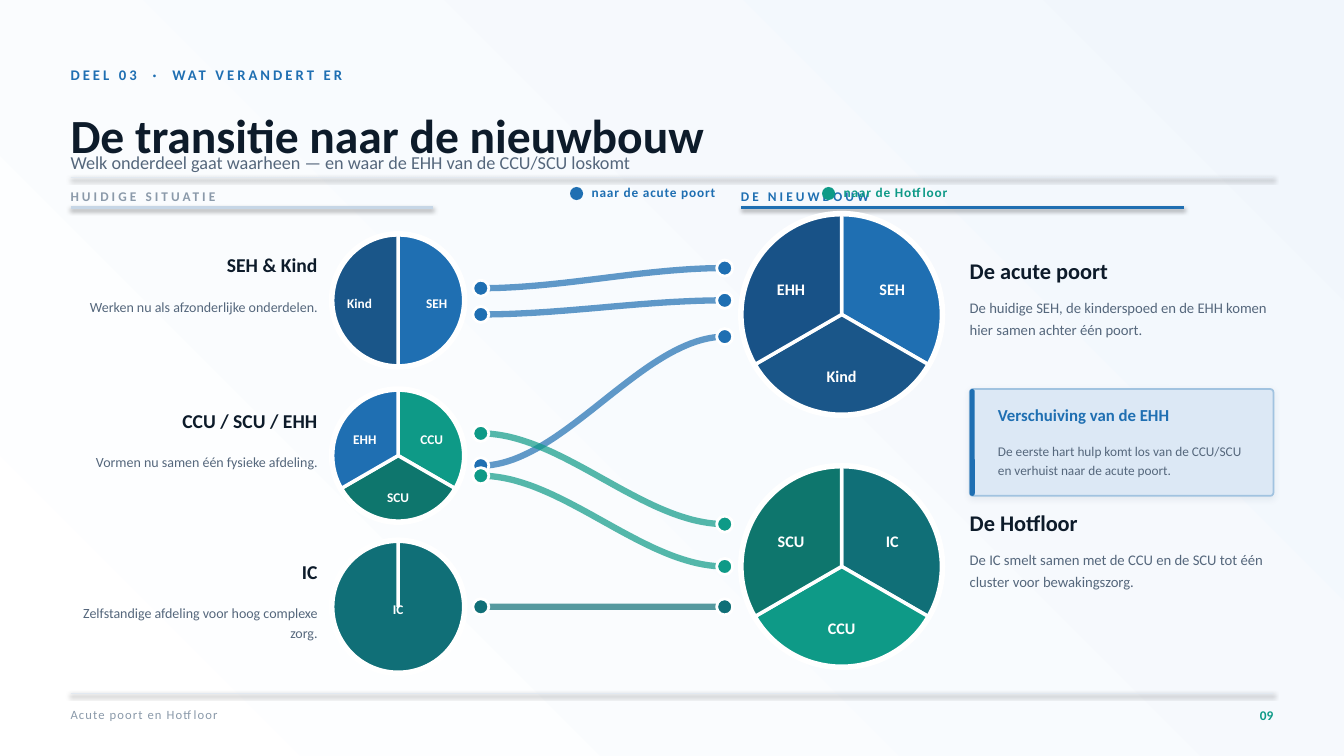
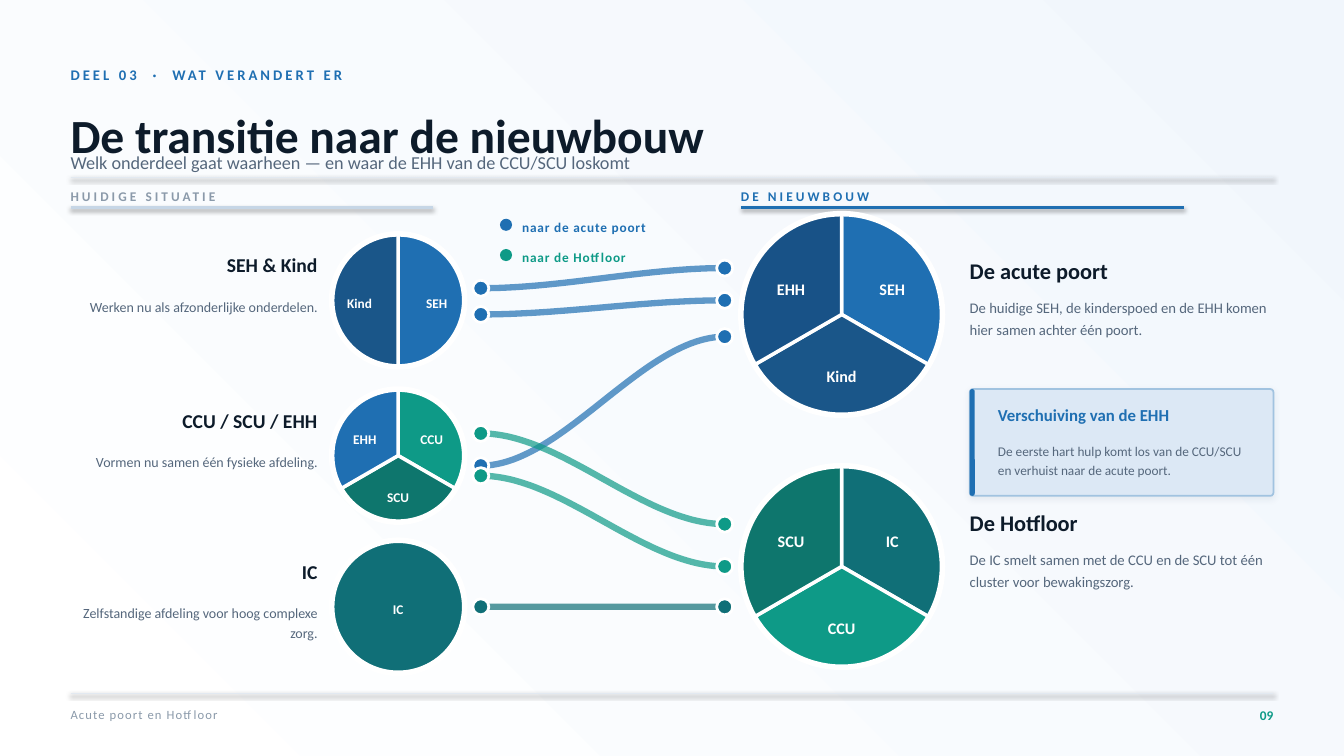
Before and after one commit to maximvn/maxi, a slide deck: slide 9 of docs/whiteboard/Acute-poort-en-Hotfloor.pptx. Drawn at 1344x756 pixels with LibreOffice and Linux fonts; fonts in the diff are those of the drawing. Boxes give left, top, right and bottom in pixels: in the first picture for what was removed or moved away, otherwise in the second. Text is boxed around its words. In the diff, an @@ line names an element or a change of style, - is before the commit and + after.

```diff
--- a/docs/whiteboard/Acute-poort-en-Hotfloor.pptx
+++ b/docs/whiteboard/Acute-poort-en-Hotfloor.pptx
@@ ellipse: place and size @@
-ellipse at (570, 187, 583, 200)
+ellipse at (500, 219, 512, 231)
@@ text "naar de acute poort": place and size @@
-text "naar de acute poort" at (592, 187, 715, 199)
+text "naar de acute poort" at (522, 222, 646, 234)
@@ ellipse: place and size @@
-ellipse at (822, 187, 835, 200)
+ellipse at (500, 249, 512, 261)
@@ text "naar de Hotfloor" rewrapped from (844, 187, 891, 201) to (522, 252, 569, 262) @@
@@ freeform shape removed at (332, 540, 465, 674) @@
@@ ellipse added at (332, 540, 465, 674), fill #106F77 @@
```
Also in this commit, not shown: 15 other slides changed, 1 slide added, 2 other files.
